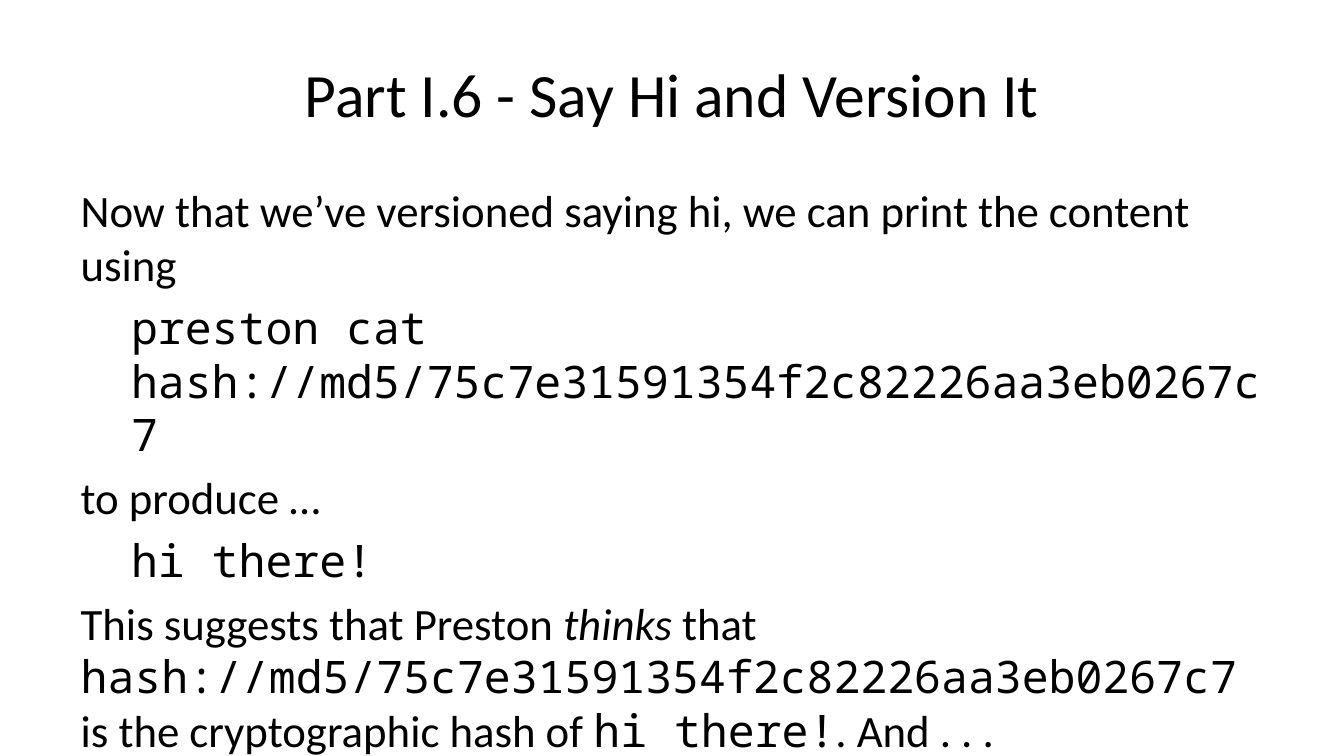
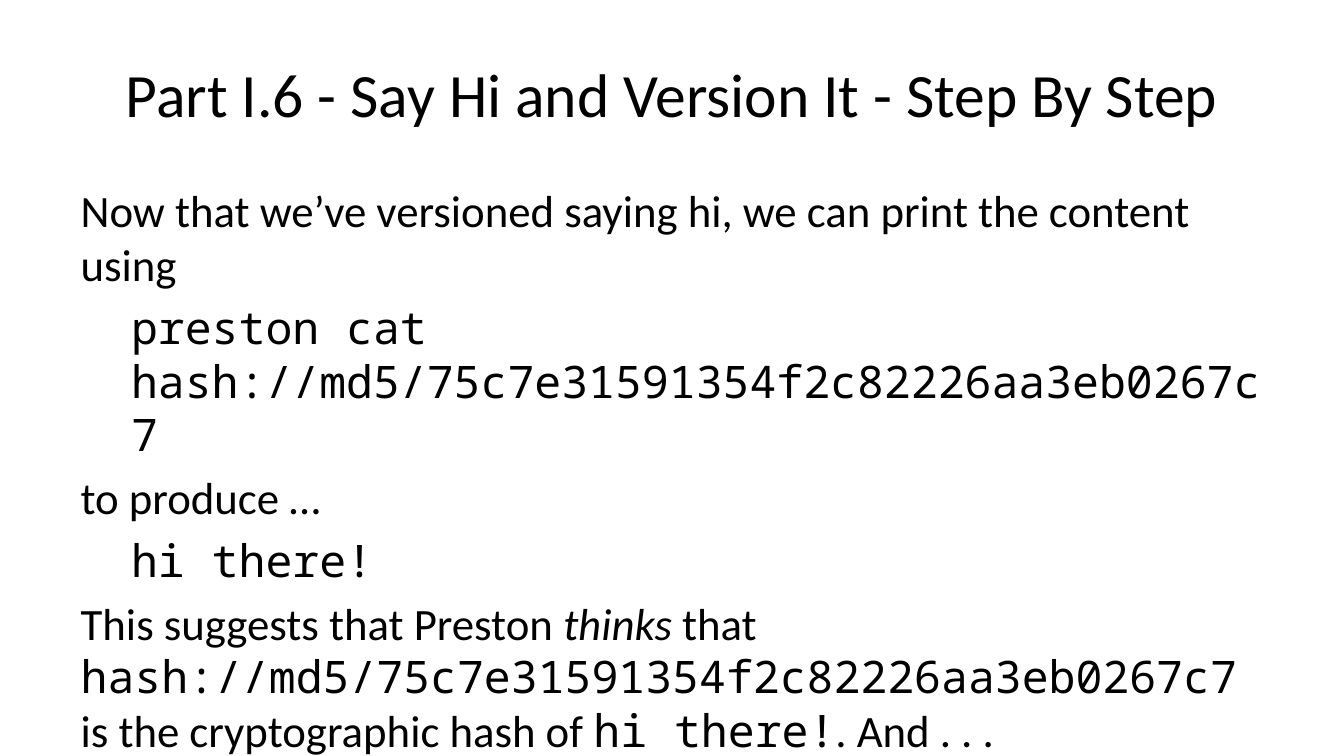
Before and after one commit to bat-literature/bat-literature.github.io, a slide deck: slide 16 of workshop.pptx. Drawn at 1344x756 pixels with LibreOffice and Linux fonts; fonts in the diff are those of the drawing. Boxes give left, top, right and bottom in pixels: in the first picture for what was removed or moved away, otherwise in the second. Text is boxed around its words. In the diff, an @@ line names an element or a change of style, - is before the commit and + after.

```diff
--- a/workshop.pptx
+++ b/workshop.pptx
@@ title at (126,74,1217,127): text changed @@
-Part I.6 - Say Hi and Version It
+Part I.6 - Say Hi and Version It - Step By Step
```
Also in this commit, not shown: 7 other slides changed, 3 other files.
